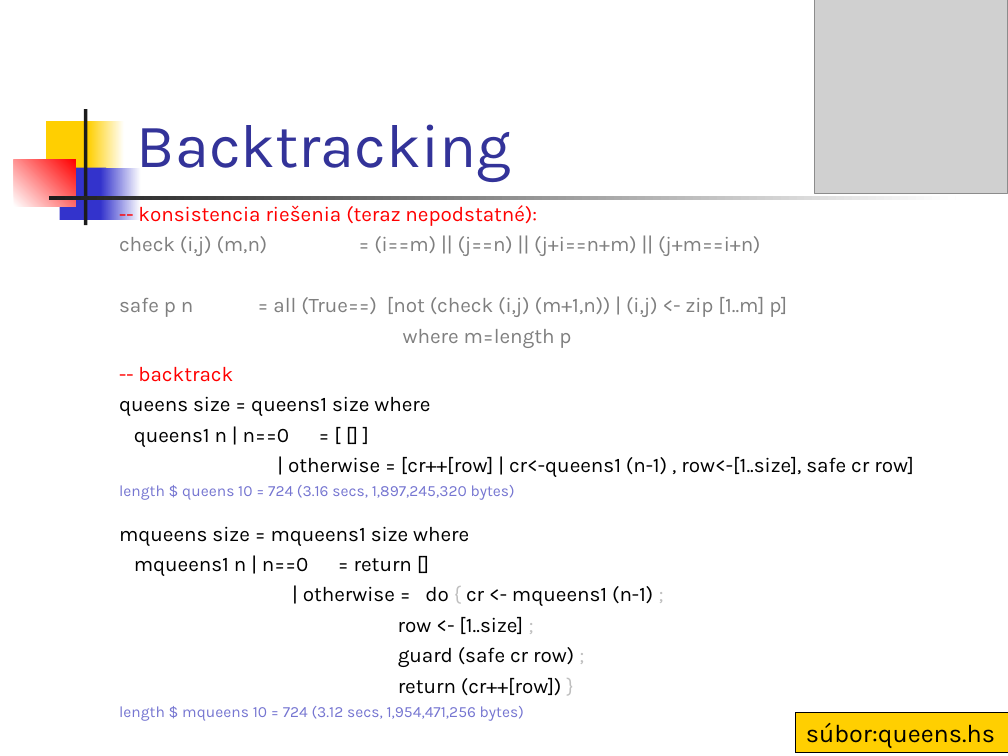
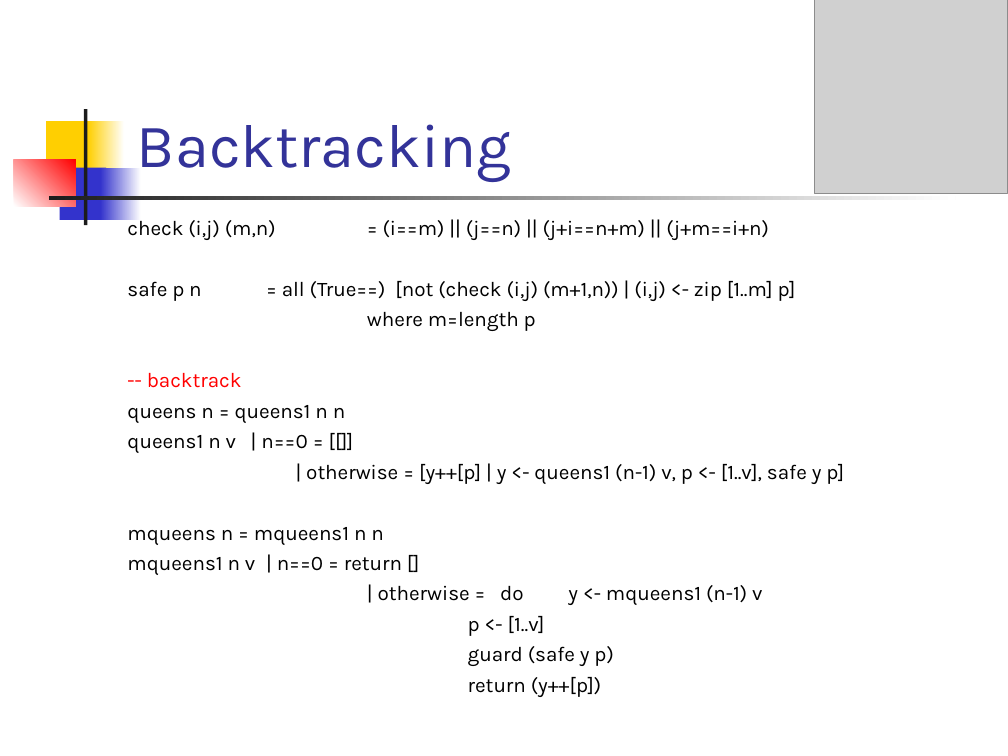
Before and after one commit to Funkcionalne/Prednasky, a slide deck: slide 37 of 12/12_fpro.ppt (slide 18 before the commit). Drawn at 1008x756 pixels with LibreOffice and Linux fonts; fonts in the diff are those of the drawing; grey boxes stand for pictures. Boxes give left, top, right and bottom in pixels: in the first picture for what was removed or moved away, otherwise in the second. Text is boxed around its words. In the diff, an @@ line names an element or a change of style, - is before the commit and + after.

```diff
--- a/12/12_fpro.ppt
+++ b/12/12_fpro.ppt
@@ text at bbox=[138, 205, 537, 226]: paragraph removed @@
--- konsistencia riešenia (teraz nepodstatné):
@@ text "check (i,j) (m,n) = (i==m) ...": place and size @@
-text "check (i,j) (m,n) = (i==m) ..." at bbox=[119, 205, 914, 721]
+text "check (i,j) (m,n) = (i==m) ..." at bbox=[127, 216, 844, 697]
@@ text at bbox=[127, 216, 796, 331]: text colour #7F7F7F to #000000 in "check (i,j) (m,n) = (i==m) || (j==n) ...", "safe p n = all (True==) [not ...", "where m=length p" @@
@@ text at bbox=[127, 405, 844, 697]: text changed @@
-queens size = queens1 size where
-queens1 n | n==0 = [ [] ]
-| otherwise = [cr++[row] | cr<-queens1 (n-1) , row<-[1..size], safe cr row]
-length $ queens 10 = 724 (3.16 secs, 1,897,245,320 bytes)
-mqueens size = mqueens1 size where
-mqueens1 n | n==0 = return []
-| otherwise = do { cr <- mqueens1 (n-1) ;
-row <- [1..size] ;
-guard (safe cr row) ;
-return (cr++[row]) }
-length $ mqueens 10 = 724 (3.12 secs, 1,954,471,256 bytes)
+queens n = queens1 n n
+queens1 n v | n==0 = [[]]
+| otherwise = [y++[p] | y <- queens1 (n-1) v, p <- [1..v], safe y p]
+mqueens n = mqueens1 n n
+mqueens1 n v | n==0 = return []
+| otherwise = do y <- mqueens1 (n-1) v
+p <- [1..v]
+guard (safe y p)
+return (y++[p])
@@ rectangle removed at bbox=[796, 712, 1008, 752] @@
-súbor:queens.hs
```
Also in this commit, not shown: 24 other slides changed, 23 slides added, 11 slides removed, 7 other files.
